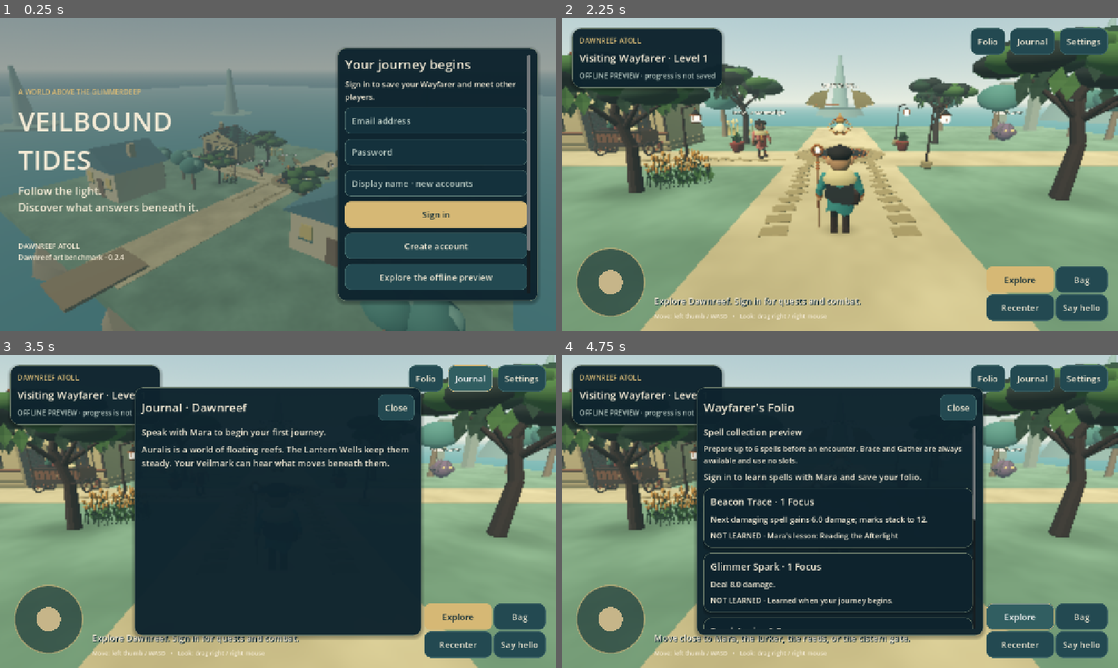
Above: before the commit, frames 1-4 (two rows, left to right).
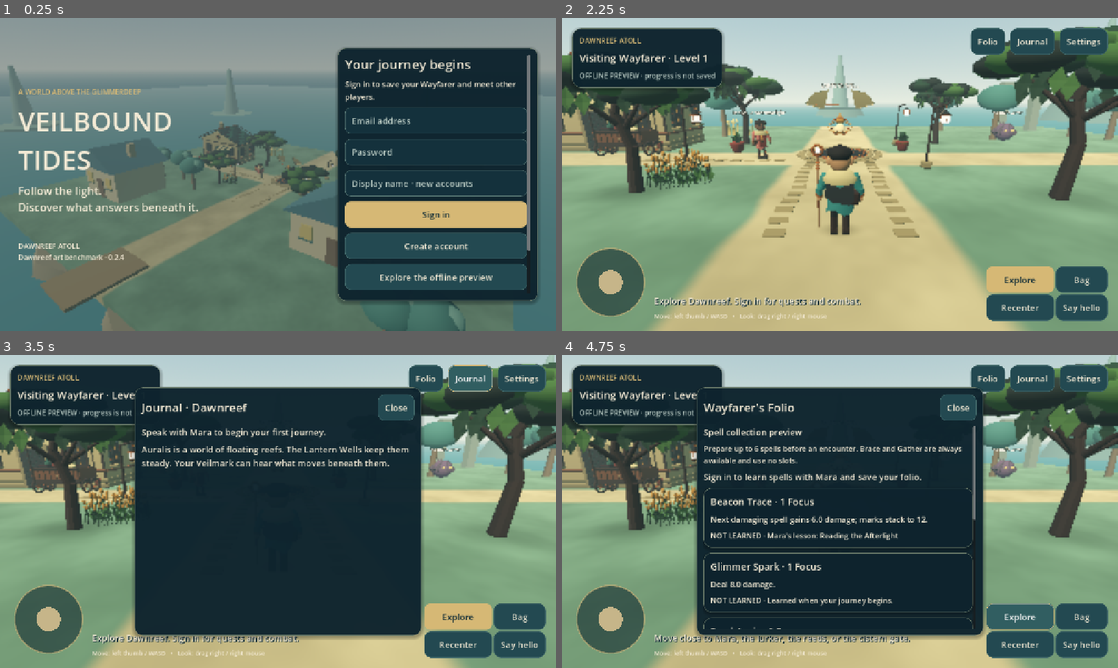
Above: after the commit, the same moments.

Repository: Fineyew/GameTesting
Game: Godot game, scene res://scenes/app/bootstrap.tscn
Two runs of this game, one before a commit and one after it. Both use one fixed random seed, a clock stepped at 60 frames per second and the inputs below.
Inputs:
- Up to frame 1 (0.25 s): no input
- Up to frame 2 (2.25 s): click "Sign in" at 0.5 s; click "Create account" at 1.25 s; click "Explore the offline preview" at 2 s
- Up to frame 3 (3.5 s): click "Journal" at 2.75 s
- Up to frame 4 (4.75 s): click "Folio" at 3.5 s; click "Explore" at 4.25 s

The runs differ from the first frame. In frame 1, 0.3% of the frame differs, in the area x 15-61%, y 40-92%; in frame 2, 4.1%, in the area x 0-100%, y 18-100%; in frame 3, 1.2%; in frame 4, 1.2%.

Commit message:
polish(art): clear foliage from cameras and refine the Dawnreef shop approach

Diff:
--- a/godot_project/assets/dawnreef/ground.gdshader
+++ b/godot_project/assets/dawnreef/ground.gdshader
@@ -1,6 +1,7 @@
 shader_type spatial;
 render_mode diffuse_burley, specular_disabled;
 uniform vec4 ground_color : source_color = vec4(0.44,0.60,0.51,1.0);
+uniform vec4 path_color : source_color = vec4(.83,.76,.58,1.0);
 varying vec2 ground_position;
 float grain(vec2 p) {
     vec2 cell = floor(p);
@@ -15,7 +16,12 @@
 void vertex() { ground_position = (MODEL_MATRIX*vec4(VERTEX,1.0)).xz; }
 void fragment() {
     // Two low-frequency washes keep a readable surface without texture memory.
-    float wash = grain(ground_position*.65)*.17 + grain(ground_position*3.0)*.045;
-    ALBEDO = ground_color.rgb*(.80+wash);
+    float broad = grain(ground_position*.65);
+    float wash = broad*.17 + grain(ground_position*3.0)*.045;
+    float verge = (broad-.5)*.28;
+    float north_path = 1.0-smoothstep(2.08,2.48,abs(ground_position.x)+verge);
+    float west_path = 1.0-smoothstep(1.33,1.73,abs(ground_position.y+4.0)+verge);
+    float well_plaza = 1.0-smoothstep(2.5,3.05,length(ground_position-vec2(0,-5))+verge);
+    ALBEDO = mix(ground_color.rgb,path_color.rgb,max(well_plaza,max(north_path,west_path)))*(.80+wash);
     ROUGHNESS = 1.0;
 }
--- a/godot_project/scripts/app/play_session.gd
+++ b/godot_project/scripts/app/play_session.gd
@@ -315,10 +315,13 @@
     player.avatar.play_cast()
     var frame = Camera3D.new()
     world.add_child(frame)
-    var direction = flat.normalized() if flat.length() > .02 else Vector3.FORWARD
     var middle = origin.lerp(target,.5)
-    frame.position = middle + Vector3(direction.z,0,-direction.x)*5 + Vector3.UP*2.2
-    frame.look_at(middle)
+    var framed = OrbitRig.pair_frame(world.get_world_3d(),origin,target,player.get_rid())
+    if framed.is_finite():
+        frame.position = framed
+        frame.look_at(middle)
+    else:
+        frame.global_transform = camera.camera.global_transform
     frame.fov = 60
     frame.make_current()
     world.glimmer_spark(origin,target)
--- a/godot_project/scripts/player/orbit_rig.gd
+++ b/godot_project/scripts/player/orbit_rig.gd
@@ -11,6 +11,7 @@
 func _ready() -> void:
     arm = SpringArm3D.new()
     arm.spring_length = 5.4
+    arm.collision_mask = 3 # World solids plus camera-only foliage; no movement change.
     arm.margin = .22
     var shape = SphereShape3D.new()
     shape.radius = .2
@@ -49,3 +50,22 @@
 func recenter() -> void:
     yaw = 0
     pitch = -.27
+
+static func pair_frame(world: World3D, origin: Vector3, target: Vector3, excluded: RID) -> Vector3:
+    var flat = Vector3(target.x-origin.x,0,target.z-origin.z)
+    var direction = flat.normalized() if flat.length() > .02 else Vector3.FORWARD
+    var side = Vector3(-direction.z,0,direction.x)
+    var middle = origin.lerp(target,.5)
+    var candidates = [middle+side*5+Vector3.UP*2.2,middle-side*5+Vector3.UP*2.2,
+        middle-direction*5+Vector3.UP*3.2,middle+direction*5+Vector3.UP*3.2,
+        middle+side*2+Vector3.UP*6]
+    for at in candidates:
+        var clear := true
+        for point in [origin,target]:
+            var ray = PhysicsRayQueryParameters3D.create(at,point,3,[excluded])
+            ray.hit_from_inside = true
+            if not world.direct_space_state.intersect_ray(ray).is_empty():
+                clear = false
+        if clear:
+            return at
+    return Vector3.INF # Caller keeps the gameplay view when no clean framing exists.
--- a/godot_project/scripts/world/dawnreef_art.gd
+++ b/godot_project/scripts/world/dawnreef_art.gd
@@ -24,15 +24,16 @@
             [Vector3(-6.5,0,-8.7),1.12,.8],[Vector3(6.7,0,-9.1),.93,1.8]]:
         place("WindTree",spec[0],Vector3.ONE*spec[1],spec[2])
         ReefKit.contact_shadow(self,spec[0]+Vector3.UP*.055,Vector2(3.8,3.1)*spec[1])
+        ReefKit.camera_canopy(self,spec[0]+Vector3.UP*3.55*spec[1],1.8*spec[1])
     for i in 24:
         var angle = i*TAU/24
-        place("PavingStone",Vector3(cos(angle)*2.15,.052,-5+sin(angle)*2.15),Vector3.ONE,angle)
+        place("PavingStone",Vector3(cos(angle)*2.15,.052,-5+sin(angle)*2.15),Vector3(.74,1,.7),-angle+PI/2)
     # Broken-in paving follows the existing path; no walkable ledges or new collision.
     for row in 12:
         for side in [-1,1]:
-            place("PavingStone",Vector3(side*(1.45+.06*sin(row)),.045,4-row*.65),Vector3(.9,1,.84),row*.12)
+            place("PavingStone",Vector3(side*(1.45+.06*sin(row)),.005,4-row*.65),Vector3(.72,1,.66),sin(row*1.7)*.12)
     for i in 10:
-        place("PavingStone",Vector3(-3-i*.72,.046,-3.45+.13*sin(i)),Vector3.ONE,i*.21)
+        place("PavingStone",Vector3(-3-i*.72,.006,-3.45+.08*sin(i)),Vector3(.8,1,.72),sin(i*1.7)*.12)
     for i in 8:
         var angle = i*2.399
         place("SunthreadCluster",Vector3(-5.8+cos(angle)*.8,0,.1+sin(angle)*.6),Vector3.ONE*.75,angle)
--- a/godot_project/scripts/world/dawnreef_world.gd
+++ b/godot_project/scripts/world/dawnreef_world.gd
@@ -49,10 +49,8 @@
     var ground = ReefKit.box(self,Vector3(48,.8,42),Vector3(0,-.4,-1),Color("709881"),true)
     ground.material_override = ReefKit.ground(Color("709881"))
     ReefKit.box(self,Vector3(450,.2,450),Vector3(0,-1.5,0),Color("357a8d"))
-    var path = ReefKit.box(self,Vector3(5,.04,40),Vector3(0,.02,-1),Color("d4c295"))
-    path.material_override = ReefKit.ground(Color("d4c295"))
-    path = ReefKit.box(self,Vector3(42,.04,3.5),Vector3(0,.025,-4),Color("d4c295"))
-    path.material_override = ReefKit.ground(Color("d4c295"))
+    # Existing road locations are painted into the flat ground material. They never
+    # had movement collision; feathered verges avoid raised, perfectly straight slabs.
     for i in 10:
         var angle = i*TAU/10
         ReefKit.cylinder(self,7,4,Vector3(cos(angle)*20,-2.4,sin(angle)*18-1),Color("857b68"),5)
@@ -74,6 +72,7 @@
         var crown = ReefKit.sphere(self,1.5,at+Vector3.UP*3.1,Color("417e78"))
         crown.scale = Vector3(1,.65,1)
         ReefKit.sphere(self,.7,at+Vector3(.8,3.25,0),Color("71a89b"))
+        ReefKit.camera_canopy(self,at+Vector3.UP*3.1,1.55)
     for i in 12:
         var at = Vector3(-9+sin(i*2)*1.1,.6,-14+cos(i*3)*.8)
         ReefKit.cylinder(self,.07,1.2,at,Color("dbb866"),.03)
--- a/godot_project/scripts/world/reef_kit.gd
+++ b/godot_project/scripts/world/reef_kit.gd
@@ -3,6 +3,19 @@
 static var materials: Dictionary = {}
 static var ground_materials: Dictionary = {}
 static var contact_material: ShaderMaterial
+
+static func camera_canopy(parent: Node3D, at: Vector3, radius: float) -> void:
+    # Layer 2 obstructs cameras only. Player/world movement remains on catalog layer 1.
+    var body = StaticBody3D.new()
+    body.collision_layer = 2
+    body.collision_mask = 0
+    var collider = CollisionShape3D.new()
+    var shape = SphereShape3D.new()
+    shape.radius = radius
+    collider.shape = shape
+    body.add_child(collider)
+    body.position = at
+    parent.add_child(body)
 
 static func ground(color: Color) -> ShaderMaterial:
     var key = color.to_html()
@@ -88,6 +101,7 @@
     node.modulate = Color("f3ead5")
     node.billboard = BaseMaterial3D.BILLBOARD_ENABLED
     node.no_depth_test = false
+    node.visibility_range_end = 24
     parent.add_child(node)
     return node
 
--- a/godot_project/tests/visual_benchmark.gd
+++ b/godot_project/tests/visual_benchmark.gd
@@ -35,7 +35,7 @@
     var frame = Camera3D.new()
     app.world.add_child(frame)
     frame.fov = 60
-    frame.position = Vector3(5.8,5.0,3.2)
+    frame.position = Vector3(2.8,5.0,3.2)
     frame.look_at(Vector3(-3.8,1.3,-5.3))
     frame.make_current()
     await capture(tree,"benchmark")
@@ -65,6 +65,9 @@
     # online.gd separately proves it is reached only after an authoritative receipt.
     var before_position = app.session.player.position
     app.session.player.position = Vector3(10,0,-8)
+    assert(app.session.player.collision_mask == 1 and app.session.camera.arm.collision_mask == 3)
+    var clear_frame = OrbitRig.pair_frame(app.world.get_world_3d(),Vector3(10,1.45,-8),Vector3(12,1,-10),app.session.player.get_rid())
+    assert(clear_frame.is_finite(),"The sample encounter needs a clear shot of both actors")
     app.session.busy = true
     app.session.present_glimmer()
     await tree.create_timer(.3).timeout
Binary file changed: godot_project/assets/dawnreef/dawnreef_kit.glb
Not shown, changed: CHANGELOG.md
Not shown, changed: README.md
Not shown, changed: art_sources/build_dawnreef.py
Not shown, changed: art_sources/dawnreef/dawnreef_kit.blend
Not shown, changed: docs/ARCHITECTURE.md
Not shown, changed: docs/CONTENT_GUIDE.md
Not shown, changed: docs/DECISIONS.md
Not shown, changed: docs/KNOWN_ISSUES.md
Not shown, changed: docs/PROJECT_STATE.md
